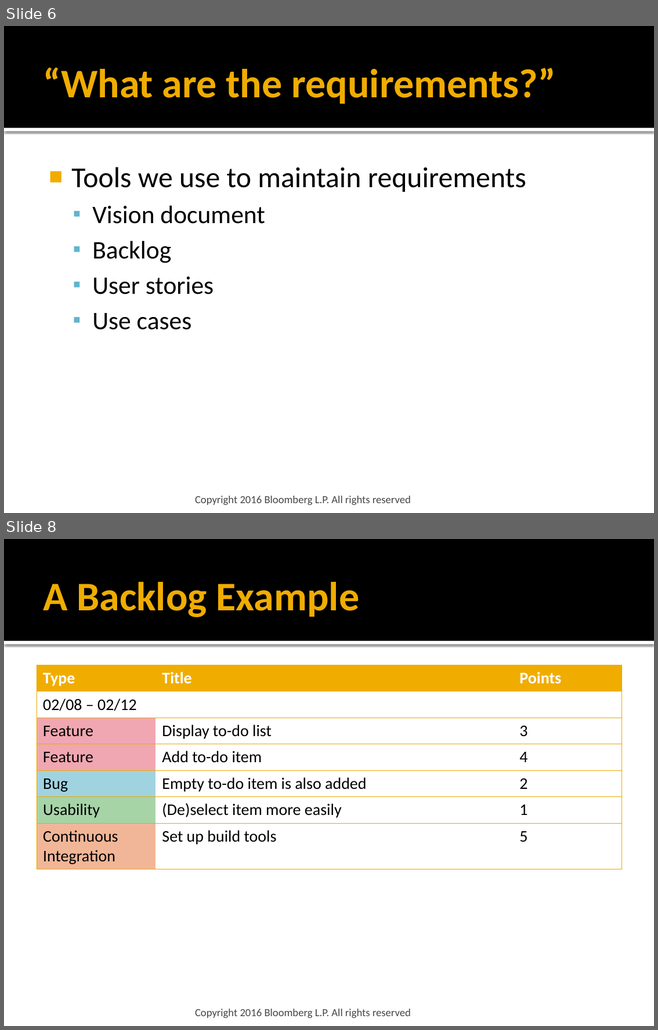
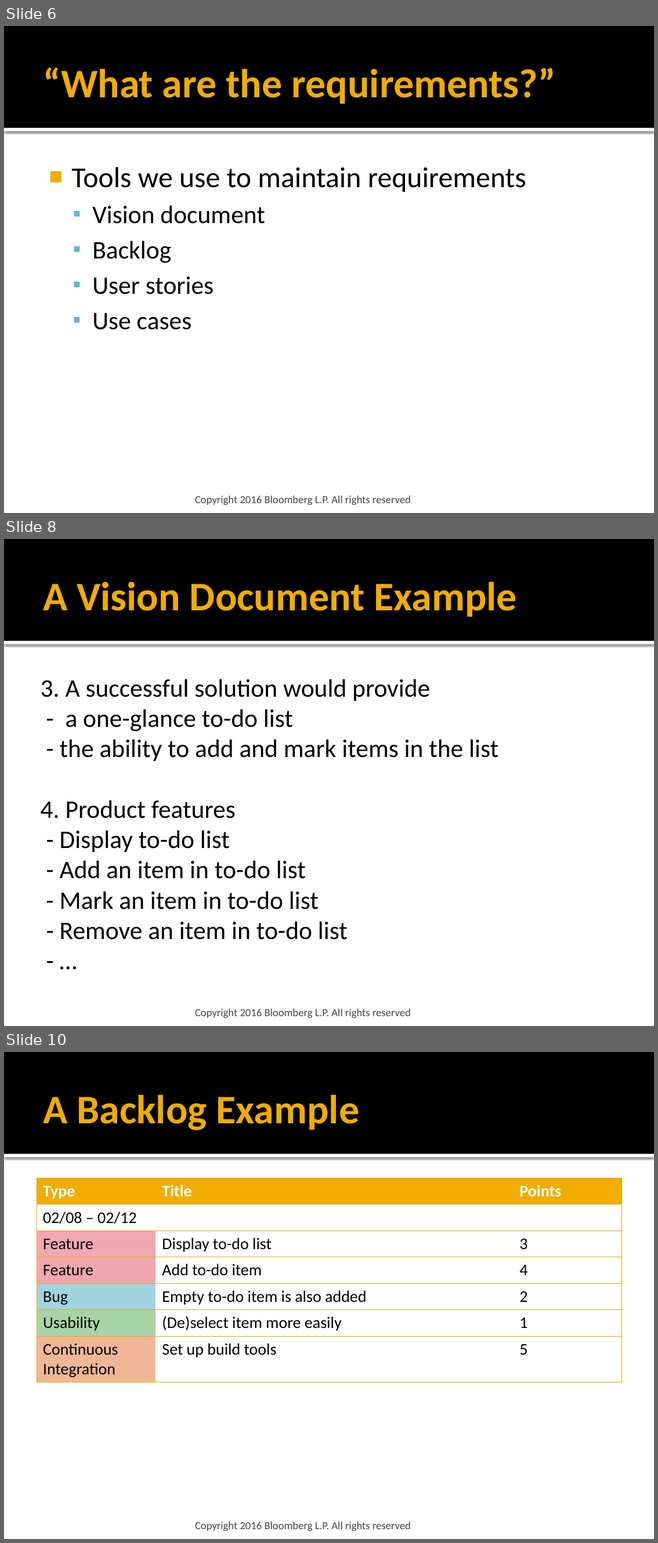
Before and after one commit to szhangpitt/todo-step-by-step, a slide deck: doc/20160210 Real World Web Design and Development.pptx. Shown one above the other, each under a label of ours: slides 6 and 8 before the commit, slides 6, 8 and 10 after it; the slides between them are not shown. The pictures are 658x1030 and 658x1543 pixels, drawn with LibreOffice and Linux fonts; fonts in the diff are those of the drawing. Boxes give left, top, right and bottom in pixels: in the first picture for what was removed or moved away, otherwise in the second. Text is boxed around its words. In the diff, an @@ line names an element or a change of style, - is before the commit and + after.

```diff
--- a/doc/20160210 Real World Web Design and Development.pptx
+++ b/doc/20160210 Real World Web Design and Development.pptx
@@ slide 8 added at [4,539,654,1026], background #FFFFFF; not listed: 2 template elements that a slide beside it also shows @@
@@ title added at [43,582,517,617], 45 pt, text #F0AD00, bold @@
+A Vision Document Example
@@ text added at [41,679,498,940], 28 pt, text #000000 @@
+3. A successful solution would provide
+- a one-glance to-do list
+- the ability to add and mark items in the list
+4. Product features
+- Display to-do list
+- Add an item in to-do list
+- Mark an item in to-do list
+- Remove an item in to-do list
+- …
@@ text added at [195,1009,411,1018], 12 pt, text #454545 @@
+Copyright 2016 Bloomberg L.P. All rights reserved
@@ what was slide 8 is now slide 10 @@
```
Also in this commit, not shown: 1 slide changed, 3 other slides added, 1 other file.
